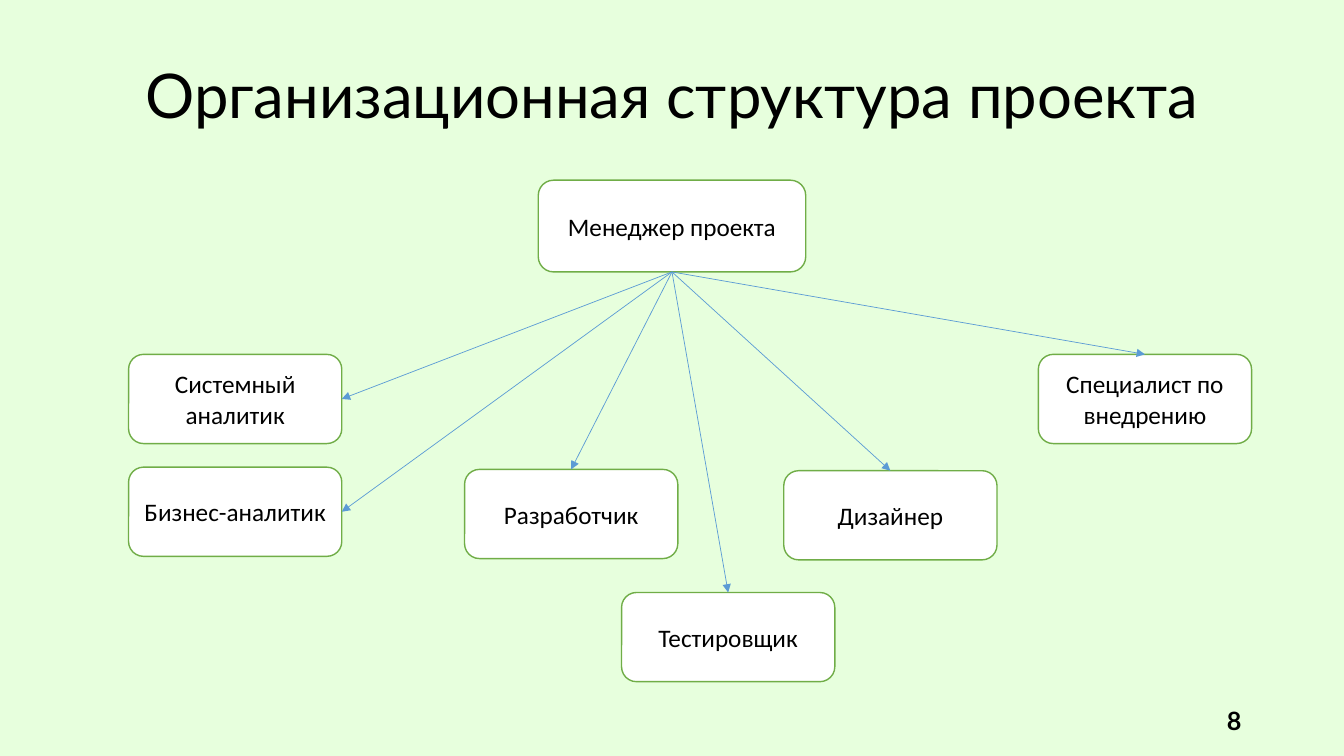
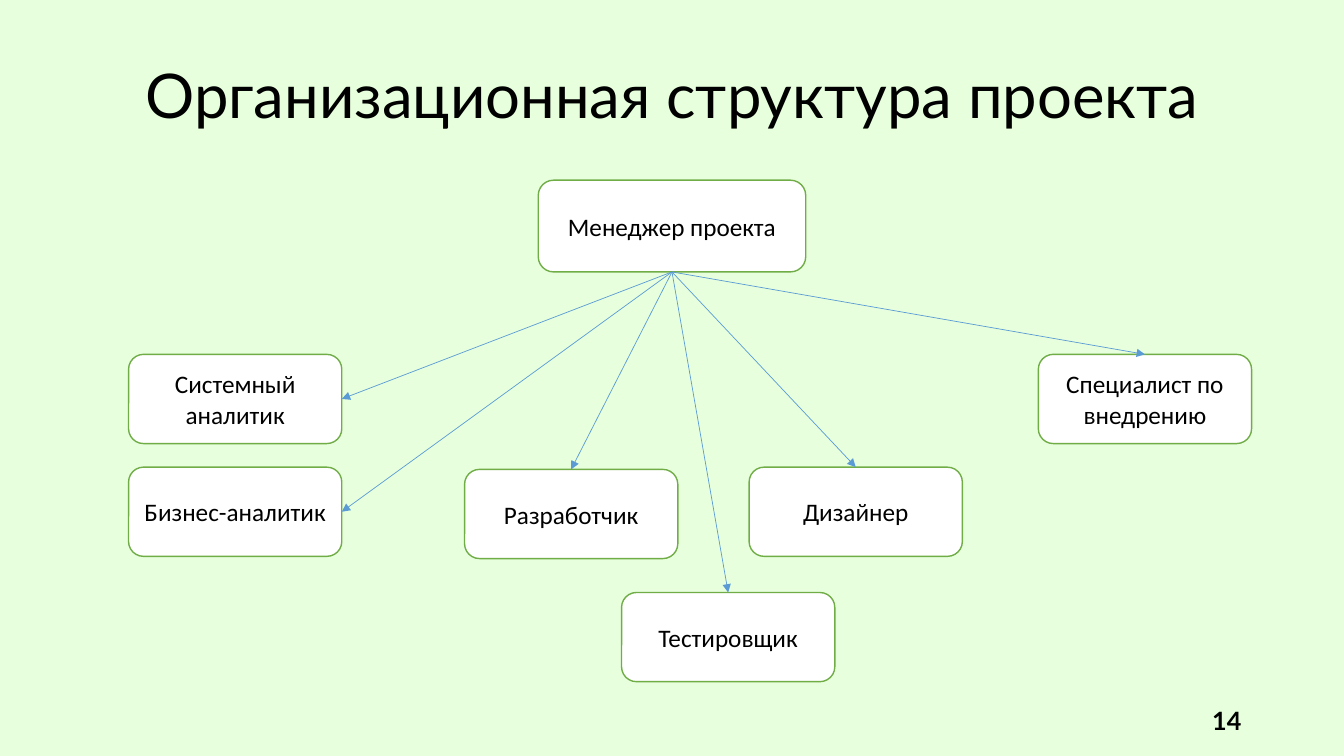
Before and after one commit to R0bari/MessageDeliveryService, a slide deck: slide 14 of Презентация/Сухарев. ВКР.pptx (slide 8 before the commit). Drawn at 1344x756 pixels with LibreOffice and Linux fonts; fonts in the diff are those of the drawing. Boxes give left, top, right and bottom in pixels: in the first picture for what was removed or moved away, otherwise in the second. Text is boxed around its words. In the diff, an @@ line names an element or a change of style, - is before the commit and + after.

```diff
--- a/Презентация/Сухарев. ВКР.pptx
+++ b/Презентация/Сухарев. ВКР.pptx
@@ arrow moved from (673, 272) - (890, 471) to (673, 272) - (856, 467) @@
@@ rounded rectangle "Дизайнер": place and size @@
-rounded rectangle "Дизайнер" at <box>784,471,998,560</box>
+rounded rectangle "Дизайнер" at <box>749,467,963,556</box>
@@ page number at <box>1212,711,1241,730</box>: text changed @@
-8
+14
```
Also in this commit, not shown: 8 other slides changed, 12 other files.
